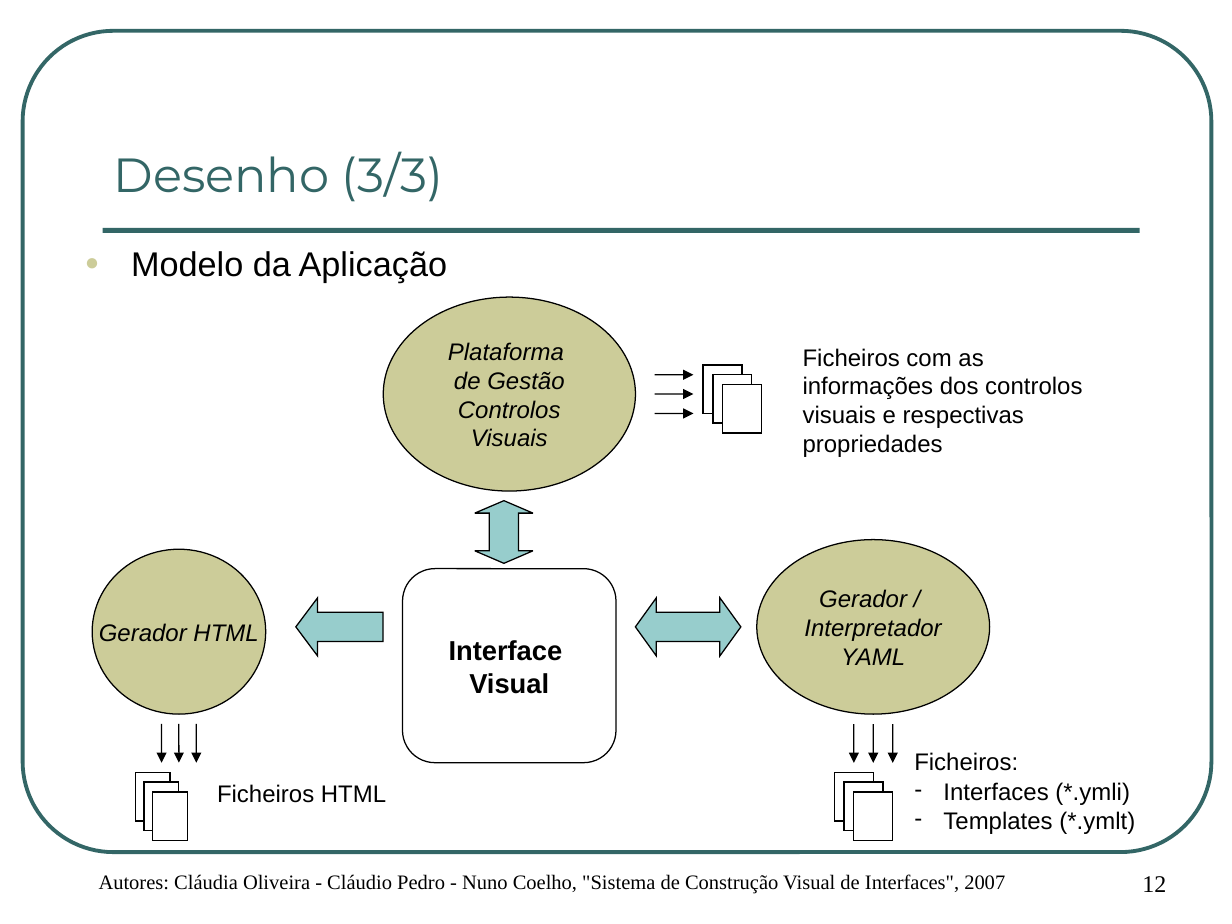
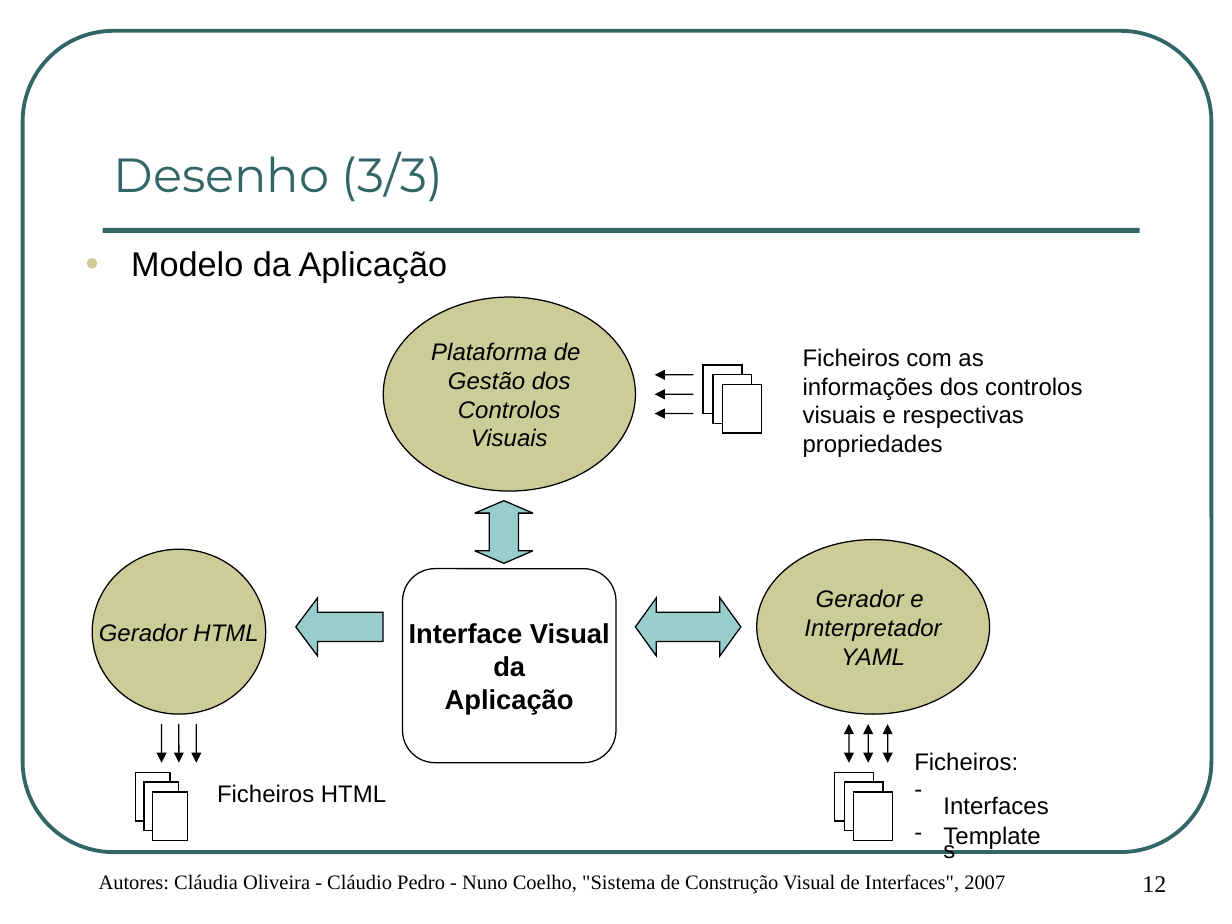
Before and after one commit to cpedro84/qooxdooguibuilder, a slide deck: slide 12 of apresentacao/Apresentação de Projecto.ppt. Drawn at 1232x924 pixels with LibreOffice and Linux fonts; fonts in the diff are those of the drawing; background and template pictures are left out. Boxes give left, top, right and bottom in pixels: in the first picture for what was removed or moved away, otherwise in the second. Text is boxed around its words. In the diff, an @@ line names an element or a change of style, - is before the commit and + after.

```diff
--- a/apresentacao/Apresentação de Projecto.ppt
+++ b/apresentacao/Apresentação de Projecto.ppt
@@ text in ellipse at (431, 342, 581, 390): text changed @@
-Plataforma
-de Gestão
+Plataforma de
+Gestão dos
@@ 3 arrows: place and size @@
-3 arrows at (654, 375, 694, 414)
+3 arrows at (654, 375, 694, 414)
@@ text in ellipse at (816, 589, 923, 608): text changed @@
-Gerador /
+Gerador e
@@ text in rounded rectangle at (409, 623, 610, 715): text changed @@
-Interface
-Visual
+Interface Visual
+da
+Aplicação
@@ arrow (849, 724) - (849, 763): arrow to double arrow @@
@@ arrow (869, 724) - (869, 763): arrow to double arrow @@
@@ 3 double arrows: place and size @@
-3 double arrows at (854, 724, 893, 763)
+3 double arrows at (849, 724, 887, 763)
@@ arrow (887, 724) - (887, 763): arrow to double arrow @@
@@ text at (943, 796, 1048, 815): text changed @@
-– Interfaces (*.ymli)
-– Templates (*.ymlt)
+– Interfaces
+– Templates
```
Also in this commit, not shown: 13 other slides changed, 3 other files.
